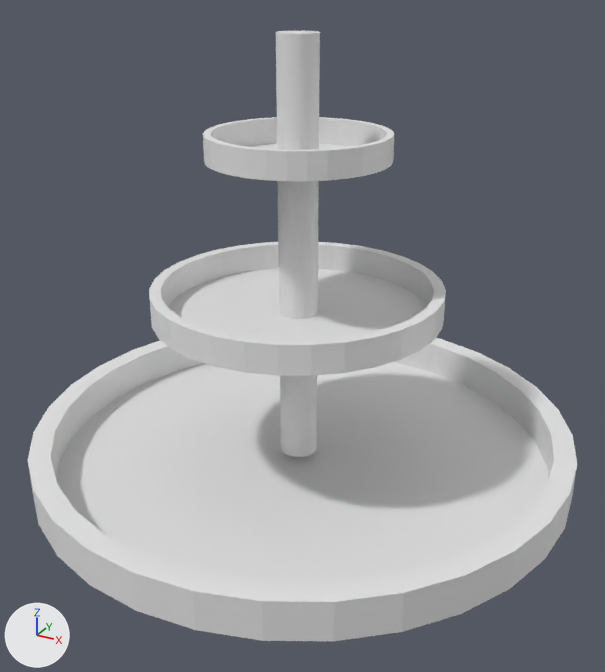
The Blender file Assets/Fountain.blend as it was, and as the next commit left it.
The view is the same before and after, from a 50 mm camera at (1.35, -2.45, 1.64) aimed at (0.05, -0.09, 0.46). The lights are fixed; the arrows at lower left show +X, +Y and +Z.

The scene before the commit, as lines of its bpy script (objects in view):
```python
me_cylinder_001 = bpy.data.meshes.new('Cylinder.001')
me_cylinder_001.from_pydata(...)  # 128 vertices, 98 faces; spans x -1.0..1.0, y -1.0..1.0, z -1.0..1.0
me_cylinder_002 = bpy.data.meshes.new('Cylinder.002')
me_cylinder_002.from_pydata(...)  # 128 vertices, 98 faces; spans x -1.0..1.0, y -1.0..1.0, z -1.0..1.0
me_cylinder_004 = bpy.data.meshes.new('Cylinder.004')
me_cylinder_004.from_pydata(...)  # 128 vertices, 98 faces; spans x -1.0..1.0, y -1.0..1.0, z -1.0..1.0
me_cylinder_005 = bpy.data.meshes.new('Cylinder.005')
me_cylinder_005.from_pydata(...)  # a 32-sided cylinder along z spanning x -1.0..1.0, y -1.0..1.0, z -1.0..1.0
ob_cylinder = bpy.data.objects.new('Cylinder', me_cylinder_004)
ob_cylinder.location = (0.0, 0.0, 0.0)
ob_cylinder.scale = (1.0, 1.0, 0.0696)
ob_cylinder_001 = bpy.data.objects.new('Cylinder.001', me_cylinder_005)
ob_cylinder_001.location = (-0.005, -0.021, 0.711)
ob_cylinder_001.scale = (0.069, 0.069, 0.75)
ob_cylinder_002 = bpy.data.objects.new('Cylinder.002', me_cylinder_001)
ob_cylinder_002.location = (-0.009, -0.021, 0.572)
ob_cylinder_002.scale = (0.516, 0.516, 0.0508)
ob_cylinder_003 = bpy.data.objects.new('Cylinder.003', me_cylinder_002)
ob_cylinder_003.location = (-0.003, -0.021, 1.109)
ob_cylinder_003.scale = (0.311, 0.311, 0.0446)
```
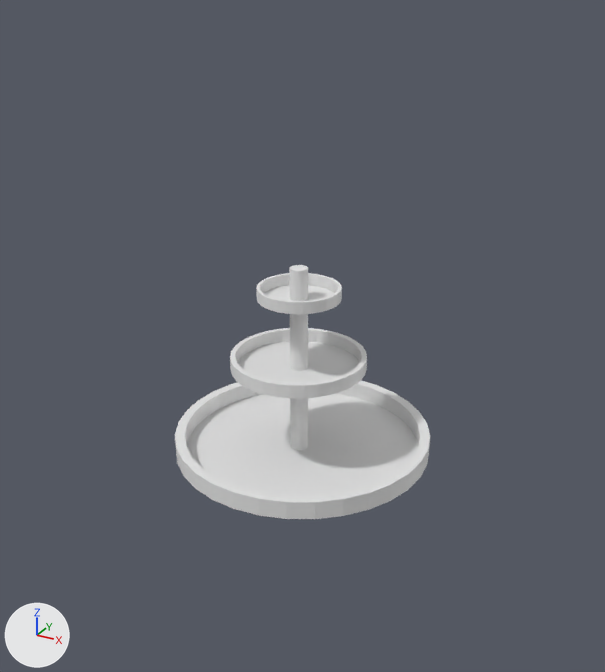
Edits to the bpy script that builds the scene:
```text
Change ob_cylinder:
    ob_cylinder.scale: (1.0, 1.0, 0.0696) -> (0.483, 0.483, 0.0336)
Change ob_cylinder_001:
    ob_cylinder_001.location: (-0.005, -0.021, 0.711) -> (-0.005, -0.018, 0.323)
    ob_cylinder_001.scale: (0.069, 0.069, 0.75) -> (0.0333, 0.0333, 0.362)
Change ob_cylinder_002:
    ob_cylinder_002.location: (-0.009, -0.021, 0.572) -> (-0.006, -0.018, 0.328)
    ob_cylinder_002.scale: (0.516, 0.516, 0.0508) -> (0.249, 0.249, 0.0245)
Change ob_cylinder_003:
    ob_cylinder_003.location: (-0.003, -0.021, 1.109) -> (-0.004, -0.018, 0.594)
    ob_cylinder_003.scale: (0.311, 0.311, 0.0446) -> (0.15, 0.15, 0.0215)
```

Pixel boxes [x1, y1, x2, y2] of what changed, in the pictures (605 x 672 px):
'Cylinder', rescaled (53% narrower, 54% shorter): before [28, 338, 577, 641]; after [175, 380, 430, 519]
'Cylinder.002', moved, rescaled (54% narrower, 47% shorter): before [149, 242, 446, 376]; after [230, 328, 367, 398]
'Cylinder.001', moved, rescaled (56% narrower, 56% shorter): before [276, 31, 320, 457]; after [289, 265, 308, 450]
'Cylinder.003', moved, rescaled (55% narrower, 35% shorter): before [203, 117, 394, 181]; after [256, 273, 342, 314]
